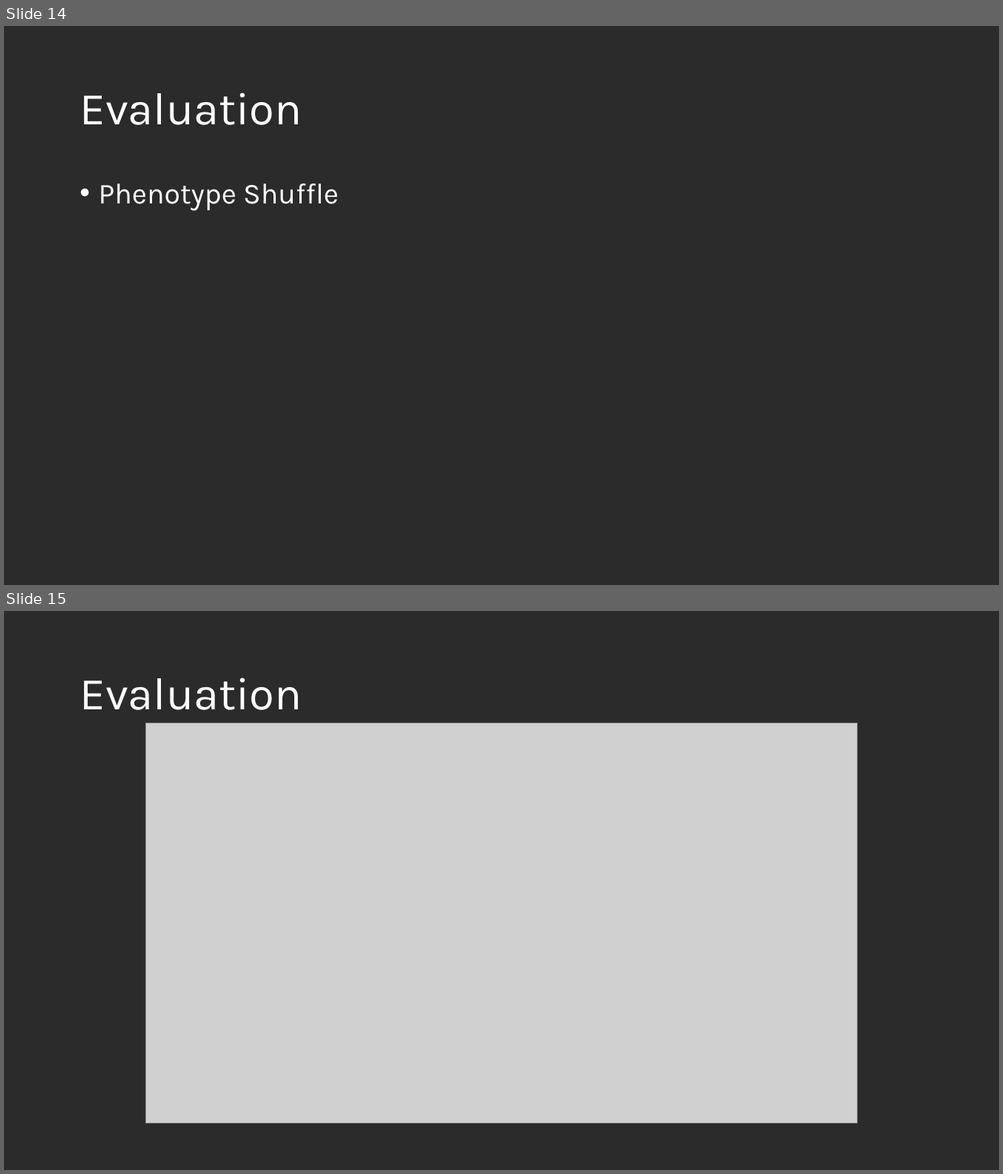
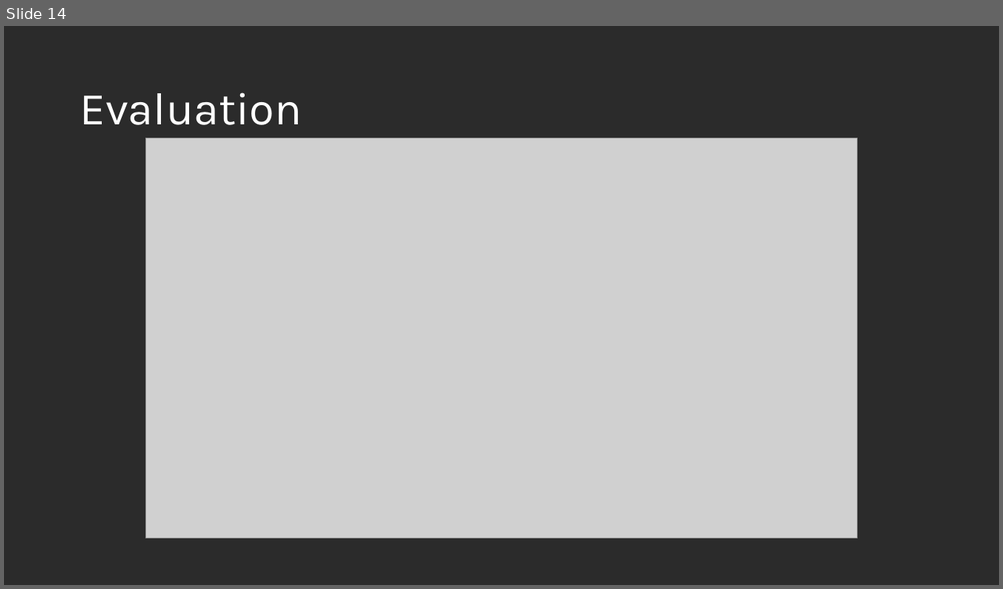
Before and after one commit to us-ja/GWAS_Internship_2025, a slide deck: Presentation/End_of_internship.pptx. Shown one above the other, each under a label of ours: slides 14 and 15 before the commit, slide 14 after it. The pictures are 1003x1174 and 1003x589 pixels, drawn with LibreOffice and Linux fonts; fonts in the diff are those of the drawing; grey boxes stand for pictures; background and template pictures are left out; a plain dark background stands for a picture behind light text. Boxes give left, top, right and bottom in pixels: in the first picture for what was removed or moved away, otherwise in the second. Text is boxed around its words. In the diff, an @@ line names an element or a change of style, - is before the commit and + after.

```diff
--- a/Presentation/End_of_internship.pptx
+++ b/Presentation/End_of_internship.pptx
@@ slide 14 removed at [4, 26, 999, 585], background picture (left out) @@
@@ title removed at [79, 93, 301, 125] @@
-Evaluation
@@ text removed at [99, 184, 338, 211] @@
-• Phenotype Shuffle
@@ what was slide 15 is now slide 14 @@
```
Also in this commit, not shown: 2 slides changed, 1 slide added, 1 other file.
